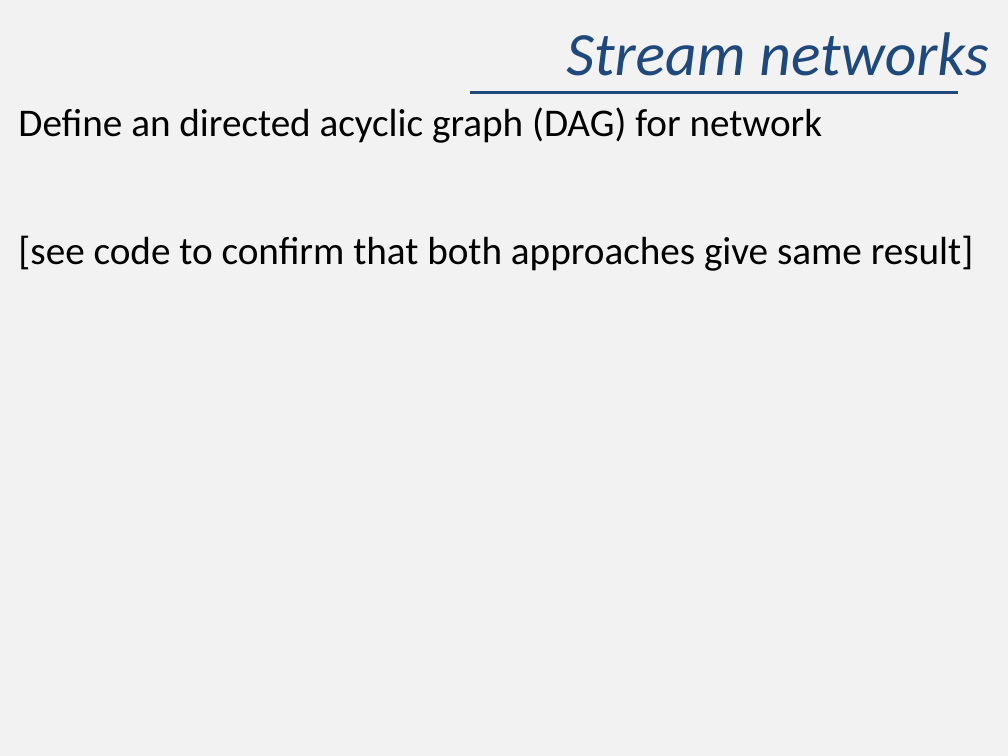
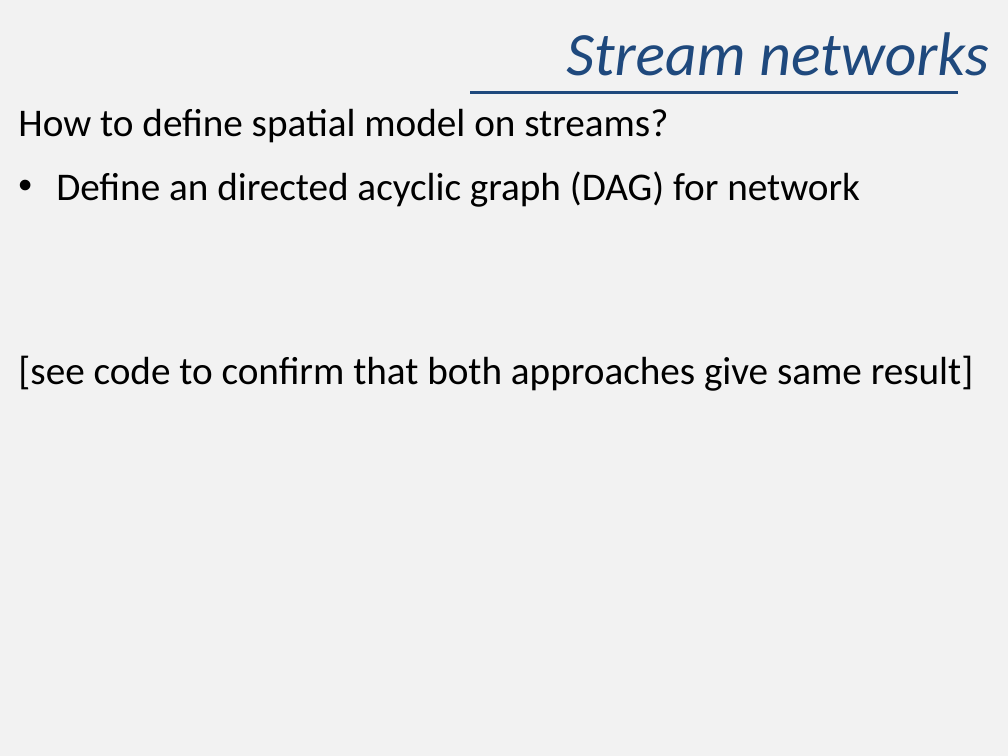
Before and after one commit to James-Thorson/2018_FSH556, a slide deck: slide 10 of Week 9 -- Movement and network models/Lecture 9/Lecture 9 -- stream network.pptx (slide 8 before the commit). Drawn at 1008x756 pixels with LibreOffice and Linux fonts; fonts in the diff are those of the drawing. Boxes give left, top, right and bottom in pixels: in the first picture for what was removed or moved away, otherwise in the second. Text is boxed around its words. In the diff, an @@ line names an element or a change of style, - is before the commit and + after.

Commit message:
added 3-pass depletion to stream-network example

```diff
--- a/Week 9 -- Movement and network models/Lecture 9/Lecture 9 -- stream network.pptx
+++ b/Week 9 -- Movement and network models/Lecture 9/Lecture 9 -- stream network.pptx
@@ text at [18,108,668,143]: paragraph added @@
+How to define spatial model on streams?
@@ text at [56,171,860,207]: bullet none to • @@
@@ text "[see code to confirm that ...": place and size @@
-text "[see code to confirm that ..." at [18,235,974,271]
+text "[see code to confirm that ..." at [18,355,974,391]
```
Also in this commit, not shown: 4 other slides changed, 3 slides added, 2 other files.
